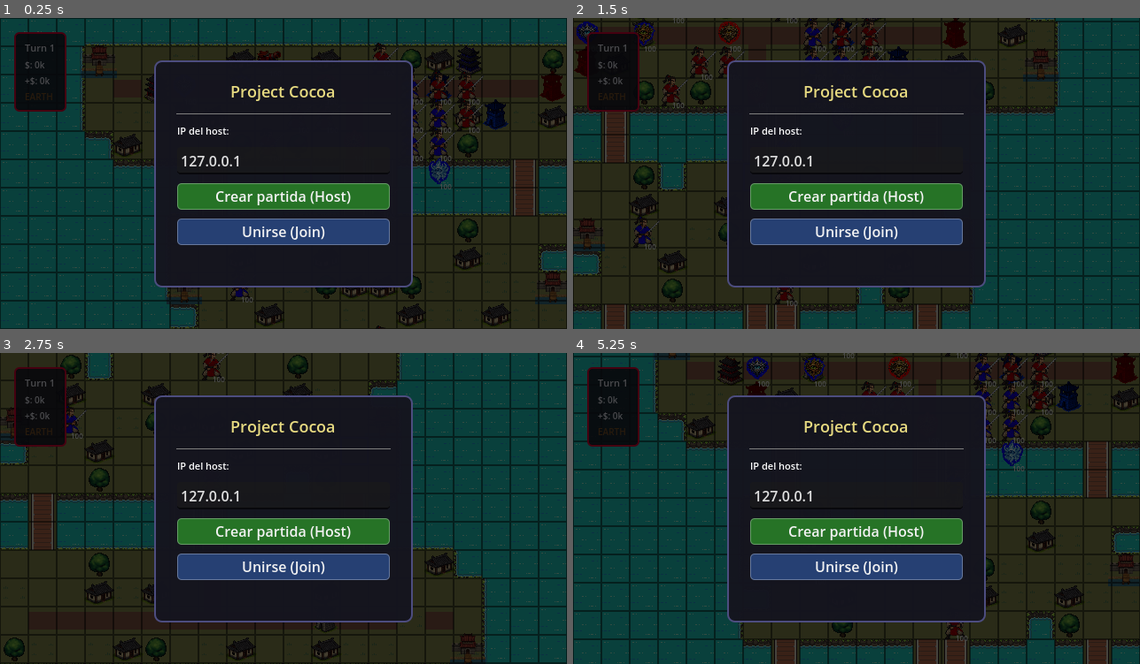
Above: before the commit, frames 1-4 (two rows, left to right).
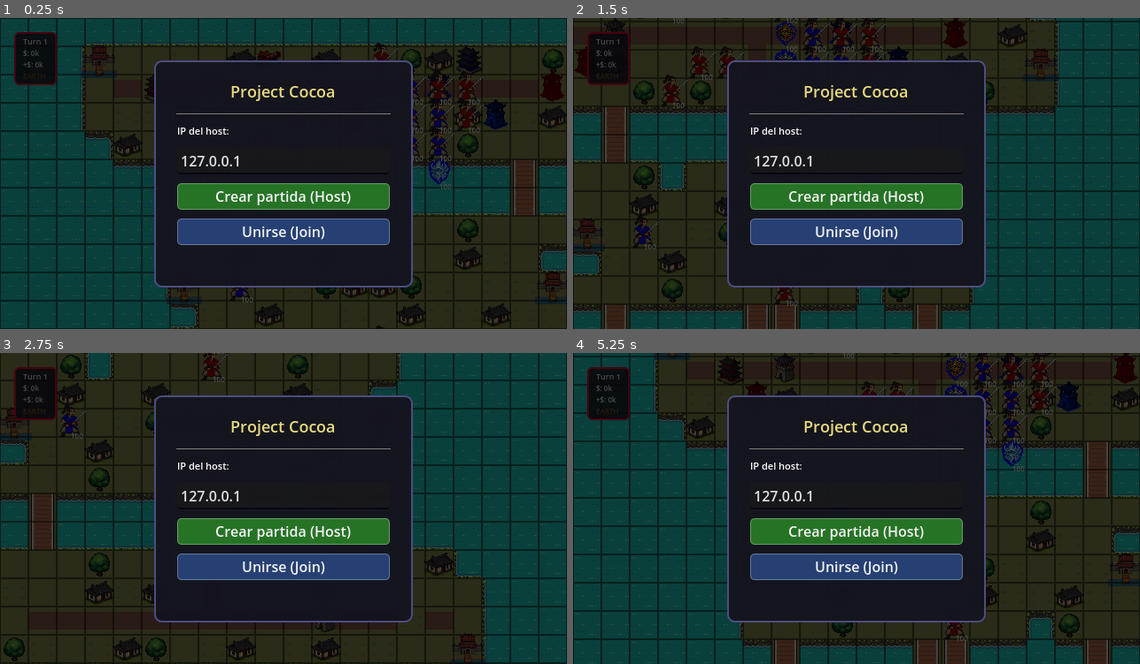
Above: after the commit, the same moments.

Repository: Rheticu/ProjectCocoa
Game: Godot game, scene res://scenes/Game.tscn
Same seed, same stepped clock (60 frames per second), same inputs: the game is played once before the commit and once after it.
Inputs (mouse positions are in pixels of both pictures, inside the frame that each line leads up to):
- Up to frame 1 (0.25 s): no input
- Up to frame 2 (1.5 s): tap Enter (end_turn) at 0.5 s; move the mouse to (981, 157) at 0.52 s; press the mouse at (981, 157) at 0.53 s; hold Right (ui_right) 0.53-1.28 s; move the mouse to (743, 189) at 1.27 s; release the mouse at (743, 189) at 1.28 s; hold Down (ui_down) from 1.28 s (still down); right-click (743, 189) at 1.35 s
- Up to frame 3 (2.75 s): move the mouse to (340, 440) at 2.02 s; release Down (ui_down) at 2.03 s; hold Right (ui_right) from 2.03 s (still down); hold Enter (end_turn) from 2.03 s (still down)
- Up to frame 4 (5.25 s): tap Space at 2.75 s; move the mouse to (828, 570) at 2.77 s; release Right (ui_right) at 2.78 s; release Enter (end_turn) at 2.78 s; hold Up (ui_up) 2.78-3.53 s; tap Tab (toggle_shade_view) at 2.85 s; move the mouse to (1026, 555) at 3.52 s; press the mouse at (1026, 555) at 3.53 s; hold Left (ui_left) 3.53-5.03 s; move the mouse to (686, 461) at 4.27 s; release the mouse at (686, 461) at 4.28 s; right-click (686, 461) at 4.35 s; tap Enter (end_turn) at 5 s; move the mouse to (884, 508) at 5.02 s; hold Down (ui_down) from 5.03 s (still down); hold Enter (end_turn) from 5.03 s (still down)

The runs differ from the first frame. In frame 1, 1.2% of the frame differs, in the area x 2-12%, y 4-31%; in frame 2, 1.8%; in frame 3, 1.0%; in frame 4, 2.0%, in the area x 2-70%, y 0-31%.

Commit message:
Segundos niveles de habilidades de shade y su representación visual listos

Diff:
--- a/core/combat_system.gd
+++ b/core/combat_system.gd
@@ -71,6 +71,7 @@
 			for adj in _get_aura_targets(target):
 				if adj.team == target.team:
 					adj.aura_muddled = true
+			game_manager._recalculate_all_auras()
 		"BOOST2":
 			shade.mana -= 3
 			target.boost_turns = 4 if current_element == GameManager.Element.WOOD else 2
@@ -78,6 +79,7 @@
 			for adj in _get_aura_targets(target):
 				if adj.team == target.team:
 					adj.aura_boosted = true
+			game_manager._recalculate_all_auras()
 		"SHIELD2":
 			shade.mana -= 3
 			target.shield_turns = 4 if current_element == GameManager.Element.METAL else 2
@@ -85,6 +87,7 @@
 			for adj in _get_aura_targets(target):
 				if adj.team == target.team:
 					adj.aura_shielded = true
+			game_manager._recalculate_all_auras()
 		"SCORCH2":
 			shade.mana -= 3
 			var multiplier = 2.5 if current_element == GameManager.Element.FIRE else 1.0
@@ -102,6 +105,7 @@
 			shade.mana -= 3
 			target.marked_turns = 4 if current_element == GameManager.Element.WATER else 2
 			target.marked2_turns = 4 if current_element == GameManager.Element.WATER else 2
+			game_manager._recalculate_all_auras()
 
 
 	shade.state = Unit.State.MOVED
--- a/core/game_manager.gd
+++ b/core/game_manager.gd
@@ -62,6 +62,8 @@
 					continue
 				if _is_adjacent(other, source):
 					other.aura_shielded = true
+	for unit in all_units:
+		unit.update_visual()
 
 func _on_unit_moved(_new_position: Vector2i) -> void:
 	_recalculate_all_auras()
--- a/entities/unit.gd
+++ b/entities/unit.gd
@@ -92,3 +92,34 @@
 		State.SELECTED: $Sprite2D.modulate = Color(1.5, 1.5, 0.536, 1.0)
 		State.MOVED:    $Sprite2D.modulate = Color(0.5, 0.5, 0.5)
 		_:              $Sprite2D.modulate = Color(1.0, 1.0, 1.0)
+	update_status_label()
+
+func update_status_label() -> void:
+	var status_label = get_node_or_null("StatusLabel")
+	if not status_label:
+		return
+	var has_positive = (boost_turns > 0
+		or aura_boosted
+		or boost2_source_turns > 0
+		or shield_turns > 0
+		or aura_shielded
+		or shield2_source_turns > 0)
+	var has_negative = (muddle_turns > 0
+		or aura_muddled
+		or muddle2_source_turns > 0
+		or marked_turns > 0
+		or marked2_turns > 0)
+	if has_positive and has_negative:
+		status_label.bbcode_enabled = true
+		status_label.text = "[color=#00ff4d]▲[/color][color=#ff1a1a]▼[/color]"
+		status_label.visible = true
+	elif has_positive:
+		status_label.bbcode_enabled = true
+		status_label.text = "[color=#00ff4d]▲[/color]"
+		status_label.visible = true
+	elif has_negative:
+		status_label.bbcode_enabled = true
+		status_label.text = "[color=#ff1a1a]▼[/color]"
+		status_label.visible = true
+	else:
+		status_label.visible = false
--- a/scenes/Maps/Map1.tscn
+++ b/scenes/Maps/Map1.tscn
@@ -326,14 +326,14 @@
 texture = ExtResource("10_s4aev")
 
 [node name="Shade" parent="Units" instance=ExtResource("10_g7utu")]
-position = Vector2(272, 80)
+position = Vector2(432, 80)
 data = ExtResource("12_md4sb")
 
 [node name="Sprite2D" parent="Units/Shade" index="0"]
 texture = ExtResource("13_mg4i6")
 
 [node name="Shade2" parent="Units" instance=ExtResource("10_g7utu")]
-position = Vector2(208, 80)
+position = Vector2(432, 112)
 data = ExtResource("14_k24gi")
 
 [node name="Sprite2D" parent="Units/Shade2" index="0"]
@@ -347,7 +347,7 @@
 texture = ExtResource("17_0afsb")
 
 [node name="Shade4" parent="Units" instance=ExtResource("10_g7utu")]
-position = Vector2(368, 80)
+position = Vector2(432, 144)
 team = 2
 data = ExtResource("14_md4sb")
 
@@ -550,7 +550,7 @@
 texture = ExtResource("21_v6s0w")
 
 [node name="Building15" parent="Buildings" instance=ExtResource("19_ew753")]
-position = Vector2(272, 80)
+position = Vector2(240, 80)
 data = ExtResource("22_qkj4u")
 
 [node name="Sprite2D" parent="Buildings/Building15" index="0"]
--- a/scenes/units/Unit.tscn
+++ b/scenes/units/Unit.tscn
@@ -17,3 +17,11 @@
 offset_right = 40.0
 offset_bottom = 32.0
 theme_override_font_sizes/font_size = 8
+
+[node name="StatusLabel" type="RichTextLabel" parent="."]
+z_index = 6
+offset_left = -14.0
+offset_top = 9.0
+offset_right = 26.0
+offset_bottom = 32.0
+theme_override_font_sizes/normal_font_size = 7
--- a/ui/hud.gd
+++ b/ui/hud.gd
@@ -6,16 +6,18 @@
 
 var funds_panel: PanelContainer
 var unit_info_panel: PanelContainer
-var size_font = 10
+var size_font = 8
 var turn_message_label: Label
 var _turn_tween: Tween
 
-# Labels de fondos
+# Labels de game panel
 var funds_label: Label
 var funds_label2: Label
 var income_label: Label
 var turn_label: Label
 var element_label: Label
+var _border_tween: Tween
+var _current_border_color: Color = Color(0.905, 0.0, 0.213)
 
 # Labels de unidad
 var unit_hp_label: Label
@@ -26,9 +28,8 @@
 var unit_mana_label: Label
 var unit_status_label: Label
 
-
 func _ready() -> void:
-	_build_funds_panel()
+	_build_game_panel()
 	_build_unit_info_panel()
 	turn_message_label = Label.new()
 	turn_message_label.horizontal_alignment = HORIZONTAL_ALIGNMENT_CENTER
@@ -39,7 +40,7 @@
 	turn_message_label.visible = false
 	add_child(turn_message_label)
 
-func _build_funds_panel() -> void:
+func _build_game_panel() -> void:
 	funds_panel = PanelContainer.new()
 	var style = _make_panel_style()
 	funds_panel.visible = true
@@ -47,14 +48,14 @@
 	add_child(funds_panel)
 
 	var margin = MarginContainer.new()
-	margin.add_theme_constant_override("margin_left", 10)
-	margin.add_theme_constant_override("margin_right", 10)
-	margin.add_theme_constant_override("margin_top", 8)
-	margin.add_theme_constant_override("margin_bottom", 8)
+	margin.add_theme_constant_override("margin_left", 8)
+	margin.add_theme_constant_override("margin_right", 8)
+	margin.add_theme_constant_override("margin_top", 2)
+	margin.add_theme_constant_override("margin_bottom", 2)
 	funds_panel.add_child(margin)
 
 	var vbox = VBoxContainer.new()
-	vbox.add_theme_constant_override("separation", 4)
+	vbox.add_theme_constant_override("separation", 1)
 	margin.add_child(vbox)
 
 	turn_label = _make_label("Turn 1", size_font + 1, Color(0.961, 0.961, 1.0))
@@ -71,6 +72,39 @@
 
 	funds_panel.position = Vector2(16, 16)
 	funds_panel.mouse_entered.connect(_on_funds_panel_mouse_entered)
+
+func _start_panel_pulse() -> void:
+	if _border_tween:
+		_border_tween.kill()
+	var style = funds_panel.get_theme_stylebox("panel") as StyleBoxFlat
+	if not style:
+		return
+	_border_tween = create_tween().set_loops()
+	style.border_width_left = 3
+	style.border_width_top = 3
+	style.border_width_right = 3
+	style.border_width_bottom = 3
+	_border_tween.tween_method(func(a: float):
+		style.border_color = _current_border_color.lerp(Color.WHITE, a)
+		turn_label.add_theme_color_override("font_color", _current_border_color.lerp(Color.WHITE, a)),
+		0.0, 1.0, 1)
+	_border_tween.tween_method(func(a: float):
+		style.border_color = _current_border_color.lerp(Color.WHITE, a)
+		turn_label.add_theme_color_override("font_color", _current_border_color.lerp(Color.WHITE, a)),
+		1.0, 0.0, 1)
+
+func _stop_panel_pulse() -> void:
+	turn_label.add_theme_color_override("font_color", Color(0.961, 0.961, 1.0))
+	if _border_tween:
+		_border_tween.kill()
+		_border_tween = null
+	var style = funds_panel.get_theme_stylebox("panel") as StyleBoxFlat
+	if style:
+		style.border_width_left = 2
+		style.border_width_top = 2
+		style.border_width_right = 2
+		style.border_width_bottom = 2
+		style.border_color = _current_border_color
 
 func _build_unit_info_panel() -> void:
 	unit_info_panel = PanelContainer.new()
@@ -142,12 +176,13 @@
 	var income = game_manager.team1_income if local_team == 1 else game_manager.team2_income
 	funds_label.text = "$: %dk" % (funds / 1000)
 	income_label.text = "+$: %dk" % (income / 1000)
-	#turn_label.text = "hola"
 	if local_team == current_team:
 		turn_label.visible = true
 		turn_label.text = "Tu Turno"
+		_start_panel_pulse()
 	else:
 		turn_label.visible = false
+		_stop_panel_pulse()
 
 func show_unit_info(unit: Unit) -> void:
 	if unit.is_shade():
@@ -163,14 +198,28 @@
 	unit_defense_label.text = "Def: %d" % unit.defense
 	unit_movement_label.text = "Mov: %d" % unit.movement_range
 	var status_parts = []
-	if unit.marked_turns > 0:
+	if unit.marked_turns > 0 and unit.marked2_turns == 0:
 		status_parts.append("Marked %d" % unit.marked_turns)
-	if unit.shield_turns > 0:
+	if unit.marked2_turns > 0:
+		status_parts.append("++Marked %d" % unit.marked2_turns)
+	if unit.shield_turns > 0 and unit.shield2_source_turns == 0:
 		status_parts.append("Shield %d" % unit.shield_turns)
-	if unit.boost_turns > 0:
+	if unit.boost_turns > 0 and unit.boost2_source_turns == 0:
 		status_parts.append("Boost %d" % unit.boost_turns)
-	if unit.muddle_turns > 0:
+	if unit.muddle_turns > 0 and unit.muddle2_source_turns == 0:
 		status_parts.append("Muddle %d" % unit.muddle_turns)
+	if unit.boost2_source_turns > 0:
+		status_parts.append("Boost Source")
+	if unit.shield2_source_turns > 0:
+		status_parts.append("Shield Source")
+	if unit.muddle2_source_turns > 0:
+		status_parts.append("Muddle Source")
+	if unit.aura_boosted:
+		status_parts.append("Aura Boost")
+	if unit.aura_shielded:
+		status_parts.append("Aura Shield")
+	if unit.aura_muddled:
+		status_parts.append("Aura Muddle")
 	if status_parts.is_empty():
 		unit_status_label.visible = false
 	else:
@@ -203,6 +252,7 @@
 func update_element() -> void:
 	var element_names = ["EARTH", "METAL", "WATER", "WOOD", "FIRE"]
 	var style = funds_panel.get_theme_stylebox("panel") as StyleBoxFlat
+	var unit_style = unit_info_panel.get_theme_stylebox("panel") as StyleBoxFlat
 	var element_colors = [
 		Color(0.513, 0.338, 0.162),
 		Color(0.968, 0.862, 0.106),
@@ -213,8 +263,11 @@
 	var idx = game_manager.current_element
 	element_label.text = element_names[idx]
 	element_label.add_theme_color_override("font_color", element_colors[idx])
+	_current_border_color = element_colors[idx]
 	if style:
-		style.border_color = element_colors[idx]
+		style.border_color = _current_border_color
+	if unit_style:
+		unit_style.border_color = _current_border_color
 
 func show_turn_message(message: String) -> void:
 	turn_message_label.text = message
